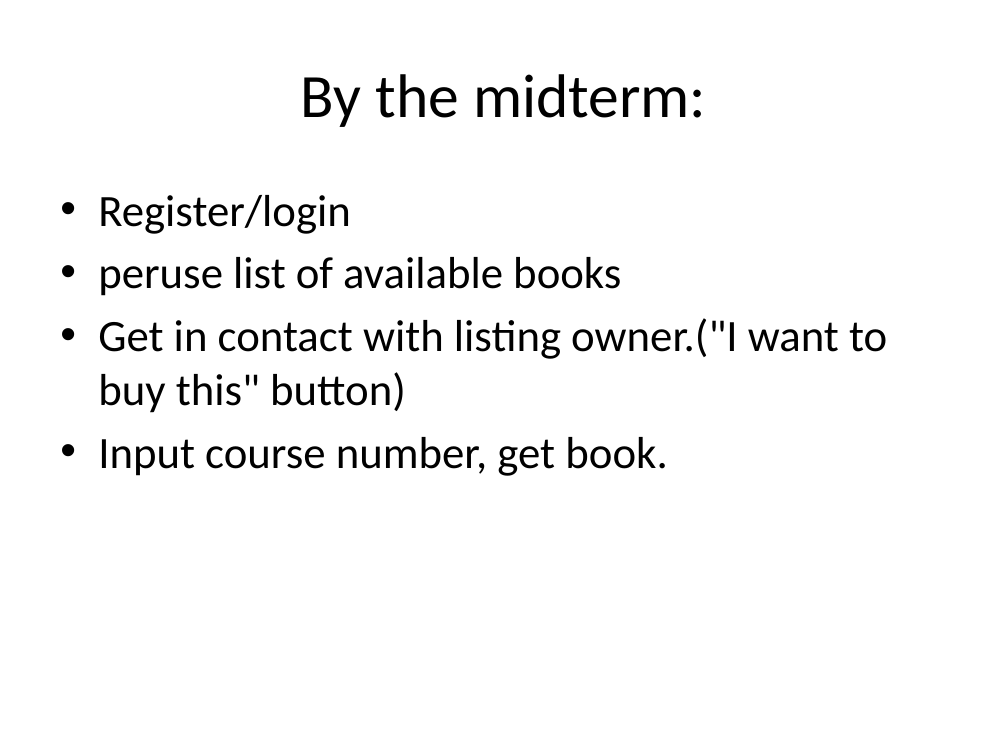
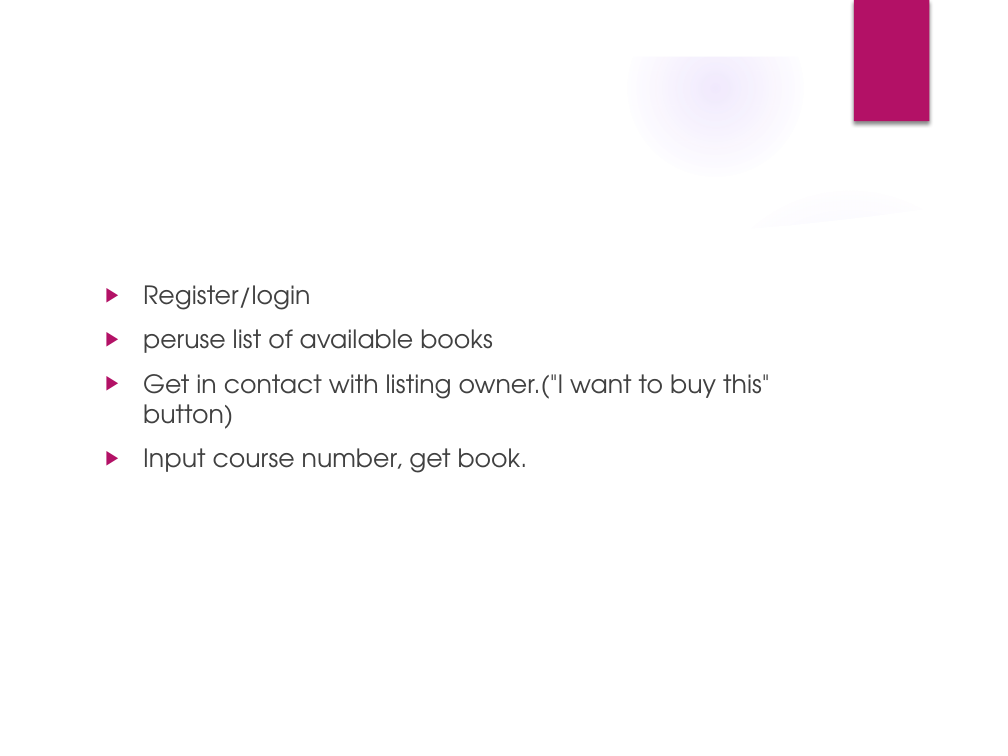
Before and after one commit to CS4431/CS4431-android, a slide deck: slide 5 of AndroidPresentation.pptx. Drawn at 1008x756 pixels with LibreOffice and Linux fonts; fonts in the diff are those of the drawing; background and template pictures are left out. Boxes give left, top, right and bottom in pixels: in the first picture for what was removed or moved away, otherwise in the second. Text is boxed around its words. In the diff, an @@ line names an element or a change of style, - is before the commit and + after.

```diff
--- a/AndroidPresentation.pptx
+++ b/AndroidPresentation.pptx
@@ group added at [0, 0, 1008, 756]: 4 ellipses, 2 freeform shapes @@
@@ rectangle added at [854, 0, 929, 121], fill #B31166 @@
@@ title "By the midterm:": place and size @@
-title "By the midterm:" at [301, 74, 706, 127]
+title "By the midterm:" at [96, 102, 795, 180]
@@ title "By the midterm:" at [96, 102, 795, 180]: size 44 to 32 pt, font Calibri to TeX Gyre Adventor, text colour #000000 to #FFFFFF; alignment centre to left @@
@@ text "Register/login": place and size @@
-text "Register/login" at [98, 195, 887, 476]
+text "Register/login" at [143, 285, 769, 473]
@@ text "Register/login" at [143, 285, 769, 473]: size 32 to 18 pt, font Calibri to TeX Gyre Adventor, text colour #000000 to #404040; bullet • to ▶; more space between paragraphs @@
```
Also in this commit, not shown: 6 other slides changed, 2 slides added, 1 slide removed.
